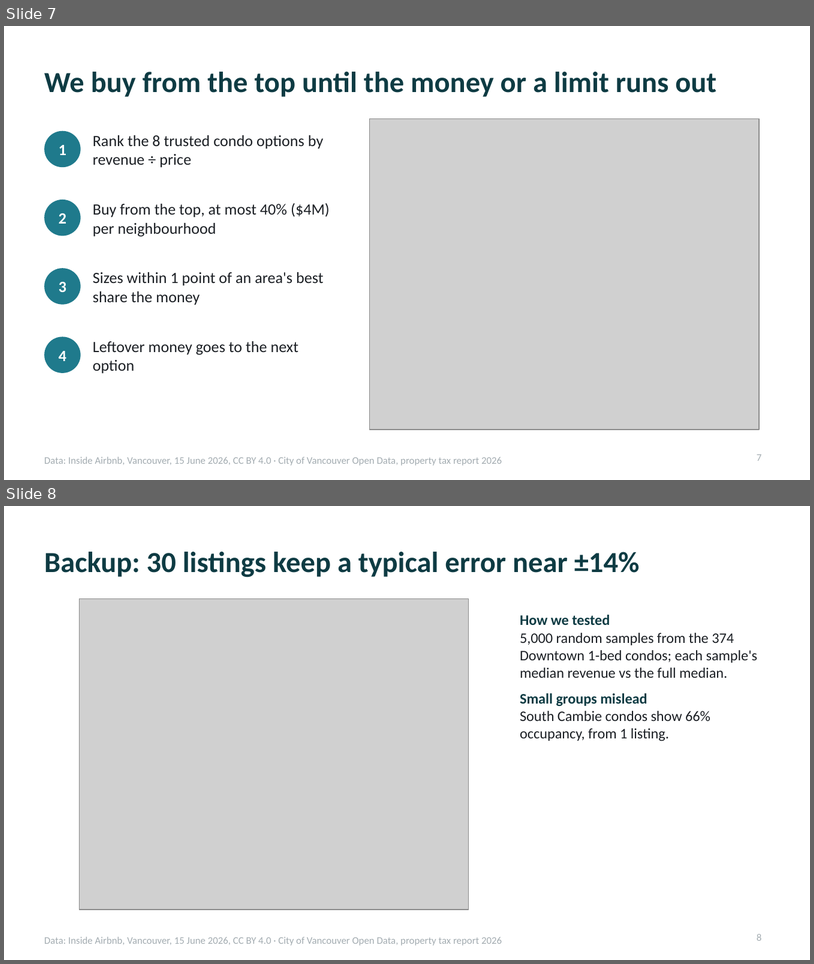
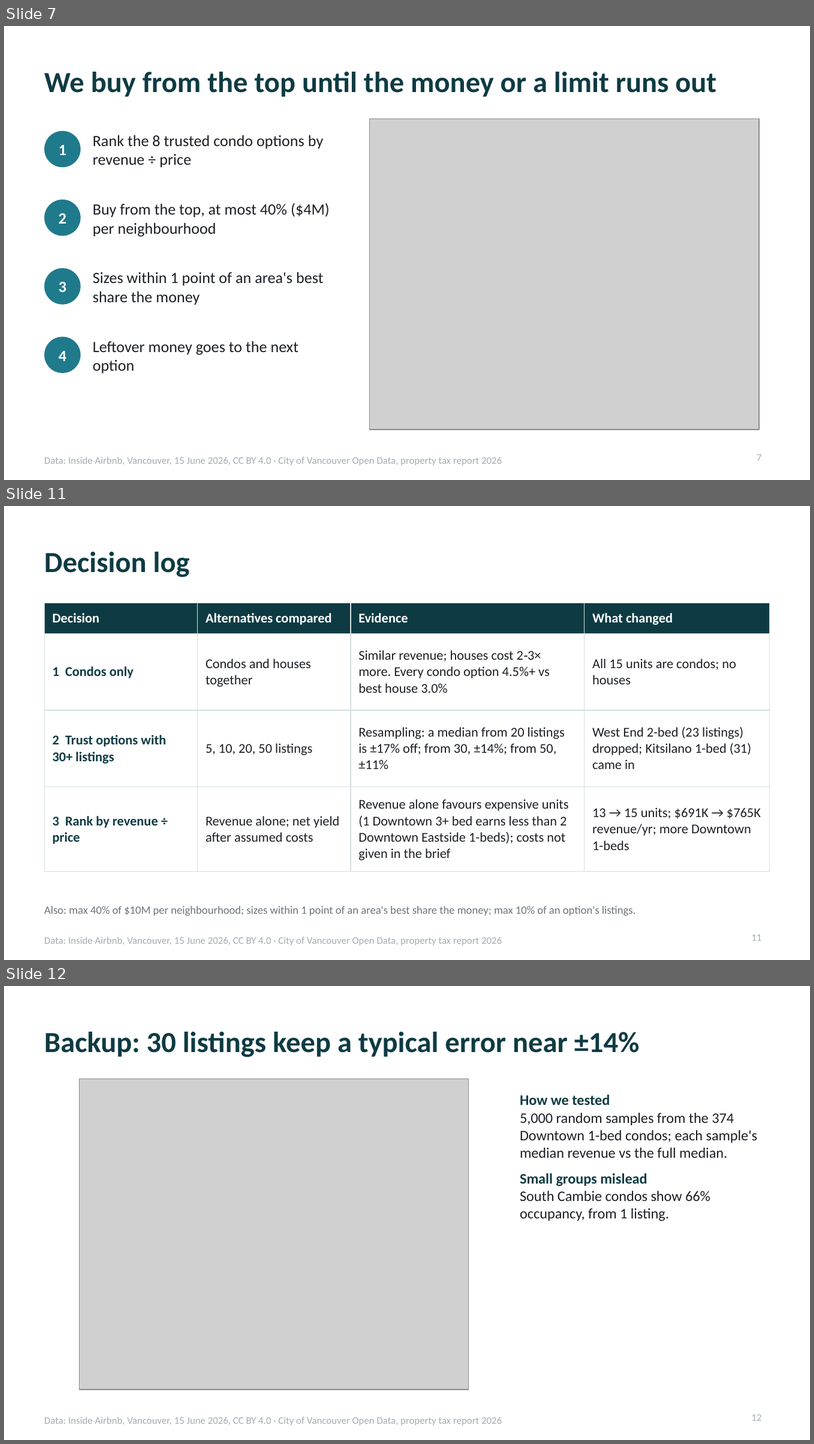
Before and after one commit to 2005yoheiUBC/datajam-2026, a slide deck: analysis/presentation/ddd_pitch_simple.pptx. Shown one above the other, each under a label of ours: slides 7 and 8 before the commit, slides 7, 11 and 12 after it; the slides between them are not shown. The pictures are 814x964 and 814x1444 pixels, drawn with LibreOffice and Linux fonts; fonts in the diff are those of the drawing; grey boxes stand for pictures. Boxes give left, top, right and bottom in pixels: in the first picture for what was removed or moved away, otherwise in the second. Text is boxed around its words. In the diff, an @@ line names an element or a change of style, - is before the commit and + after.

```diff
--- a/analysis/presentation/ddd_pitch_simple.pptx
+++ b/analysis/presentation/ddd_pitch_simple.pptx
@@ slide 11 added at bbox=[4, 506, 810, 960], background #FFFFFF; not listed: 1 template element that a slide beside it also shows @@
@@ title added at bbox=[44, 552, 190, 577], 26 pt, text #0E3B43, bold @@
+Decision log
@@ table added at bbox=[44, 603, 770, 862], 4 rows, 4 columns @@
+Decision | Alternatives compared | Evidence | What changed
+1 Condos only | Condos and houses together | Similar revenue; houses cost 2‑3× more. Every condo option 4.5%+ vs best house 3.0% | All 15 units are condos; no houses
+2 Trust options with 30+ listings | 5, 10, 20, 50 listings | Resampling: a median from 20 listings is ±17% off; from 30, ±14%; from 50, ±11% | West End 2-bed (23 listings) dropped; Kitsilano 1-bed (31) came in
+3 Rank by revenue ÷ price | Revenue alone; net yield after assumed costs | Revenue alone favours expensive units (1 Downtown 3+ bed earns less than 2 Downtown Eastside 1-beds); costs not given in the brief | 13 → 15 units; $691K → $765K revenue/yr; more Downtown 1-beds
@@ text added at bbox=[44, 906, 636, 915], 10 pt, text #6B757B @@
+Also: max 40% of $10M per neighbourhood; sizes within 1 point of an area's best share the money; max 10% of an option's listings.
@@ page number added at bbox=[752, 934, 762, 940], 9 pt, text #A3ACB1 @@
+11
@@ what was slide 8 is now slide 12 @@
@@ page number at bbox=[752, 1414, 762, 1420]: text changed @@
-8
+12
```
Also in this commit, not shown: 4 slides changed, 3 other slides added, 5 other files.
